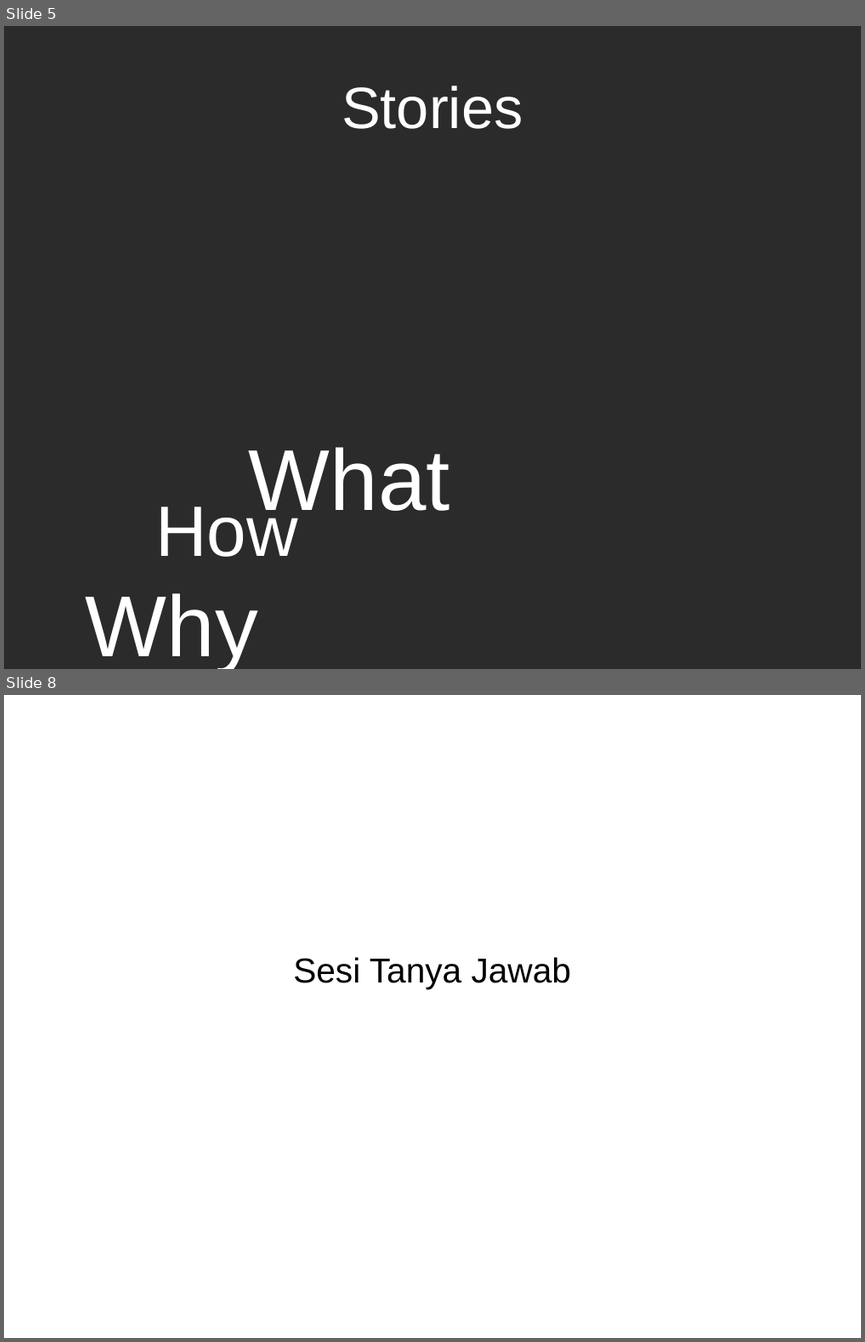
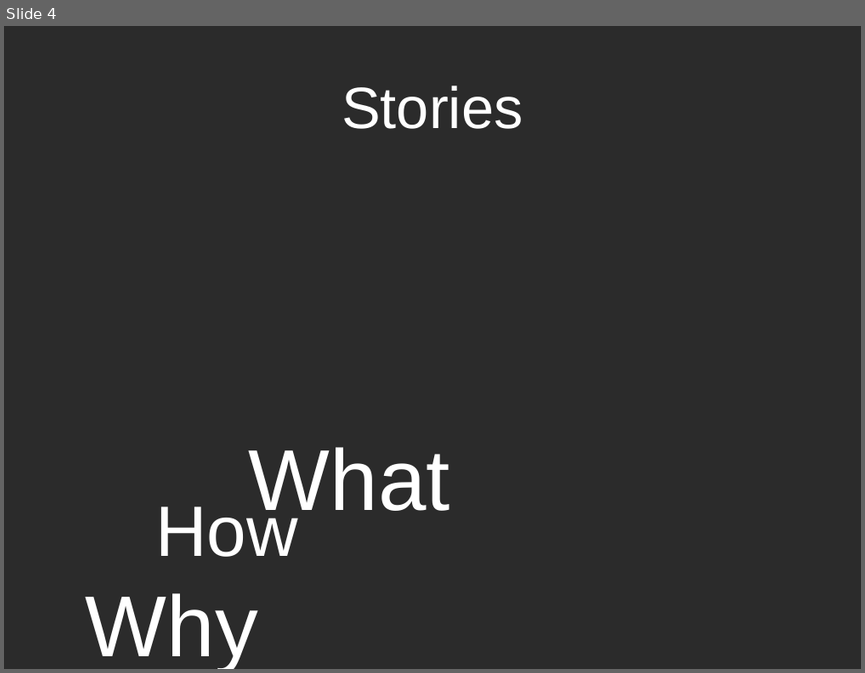
Before and after one commit to muhammadghazali/ghanoz-json-skripsi, a slide deck: slide-presentasi/presentasi-tugas-akhir.odp. Shown one above the other, each under a label of ours: slides 5 and 8 before the commit, slide 4 after it; the slides between them are not shown. The pictures are 865x1342 and 865x673 pixels, drawn with LibreOffice and Linux fonts; fonts in the diff are those of the drawing; background and template pictures are left out; a plain dark background stands for a picture behind light text. Boxes give left, top, right and bottom in pixels: in the first picture for what was removed or moved away, otherwise in the second. Text is boxed around its words. In the diff, an @@ line names an element or a change of style, - is before the commit and + after.

```diff
--- a/slide-presentasi/presentasi-tugas-akhir.odp
+++ b/slide-presentasi/presentasi-tugas-akhir.odp
@@ slide 8 removed at (4,695,861,1338), background #FFFFFF @@
@@ subtitle removed at (293,957,571,989) @@
-Sesi Tanya Jawab
@@ what was slide 5 is now slide 4 @@
```
Also in this commit, not shown: 2 slides changed, 8 slides added, 2 other slides removed, 4 other files.
